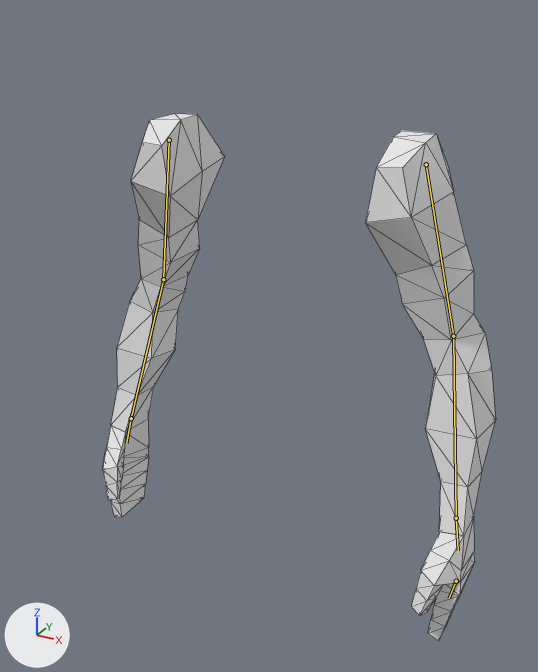
One commit to the glTF model Assets/models/weapons/firearm/viewmodels/pistols/pistol_arms.glb: the scene before it, then after it.
Camera for both pictures: a camera (50 mm lens) standing at (0.5, -0.854, 0.071) and looking at (-0.032, 0.113, -0.412). Every picture has the same lights, and +X, +Y and +Z are marked at lower left. The older version comes first. The bones that change are drawn over the model as lines. Mesh edges are drawn as thin lines.

Names of what the first picture shows: 'PiernaIzquierda'.
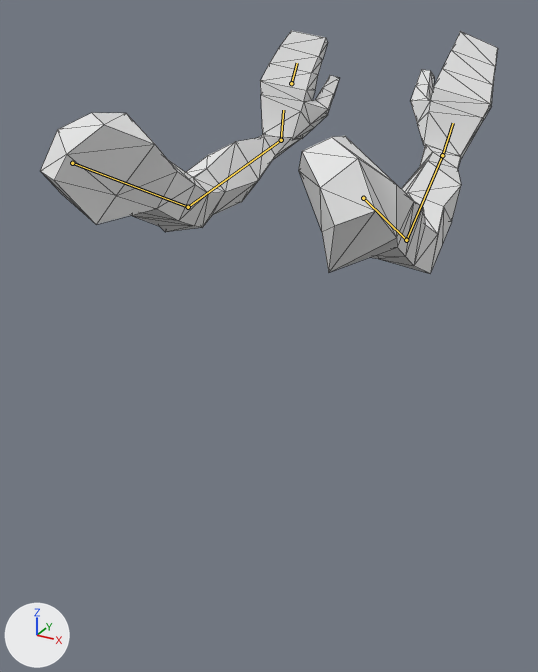
The newer file adds an action. The first version stands in its rest pose; the second is drawn at frame 10 of the action 'punch'.

Location of each change, [x1, y1, x2, y2] in pixels of the pictures (538 x 672 px):
'PiernaIzquierda', posed (16% wider, 54% shorter): before [102, 114, 495, 641]; after [40, 31, 498, 274]
bone 'upper_arm_left', root to tip: before (426, 164) to (453, 336); after (72, 163) to (188, 207)
bone 'forearm_left', root to tip: before (453, 336) to (456, 518); after (188, 207) to (281, 140)
bone 'hand_left', root to tip: before (456, 518) to (458, 550); after (281, 140) to (283, 110)
bone 'f_middle.01.L.001', root to tip: before (456, 581) to (449, 598); after (291, 83) to (297, 63)
bone 'upper_arm_right', root to tip: before (169, 140) to (163, 279); after (363, 198) to (406, 240)
bone 'forearm_right', root to tip: before (163, 279) to (131, 418); after (406, 240) to (442, 155)
bone 'hand_right', root to tip: before (131, 418) to (126, 443); after (442, 155) to (453, 123)

What the commit changed:
Object 'rig' (bone_rig_object) turns from (0, 0, 0) to (0, 0, -180) degrees about its own x, y and z.
Bone 'upper_arm_left' (bone_upper_arm_left) turns from (0, 0, 0) to (76, 17, 6) degrees about its own x, y and z.
Bone 'forearm_left' (bone_forearm_left) turns from (0, 0, 0) to (-16, 31, -27) degrees about its own x, y and z.
Bone 'hand_left' (bone_hand_left) turns from (0, 0, 0) to (49, 3, 77) degrees about its own x, y and z.
Bone 'f_middle.01.L.001' (bone_f_middle_01_l_001) turns from (0, 0, 0) to (-5, 4, 0) degrees about its own x, y and z.
Bone 'upper_arm_right' (bone_upper_arm_right) turns from (0, 0, 0) to (79, -20, -15) degrees about its own x, y and z.
Bone 'forearm_right' (bone_forearm_right) turns from (0, 0, 0) to (-12, -20, 27) degrees about its own x, y and z.
Bone 'hand_right' (bone_hand_right) turns from (0, 0, 0) to (34, -4, -71) degrees about its own x, y and z.
